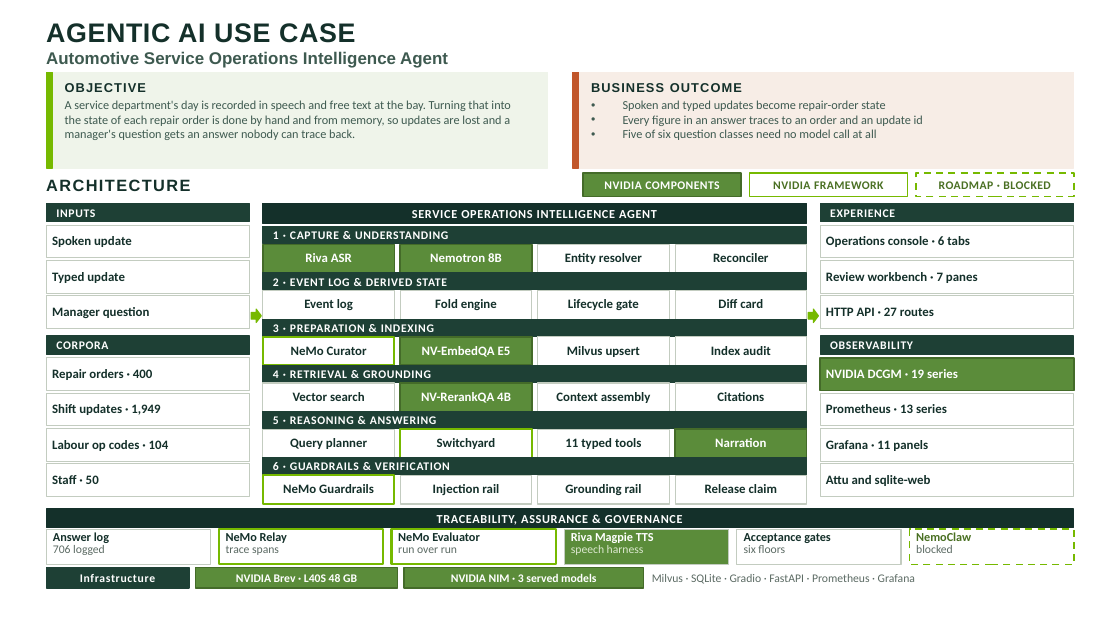
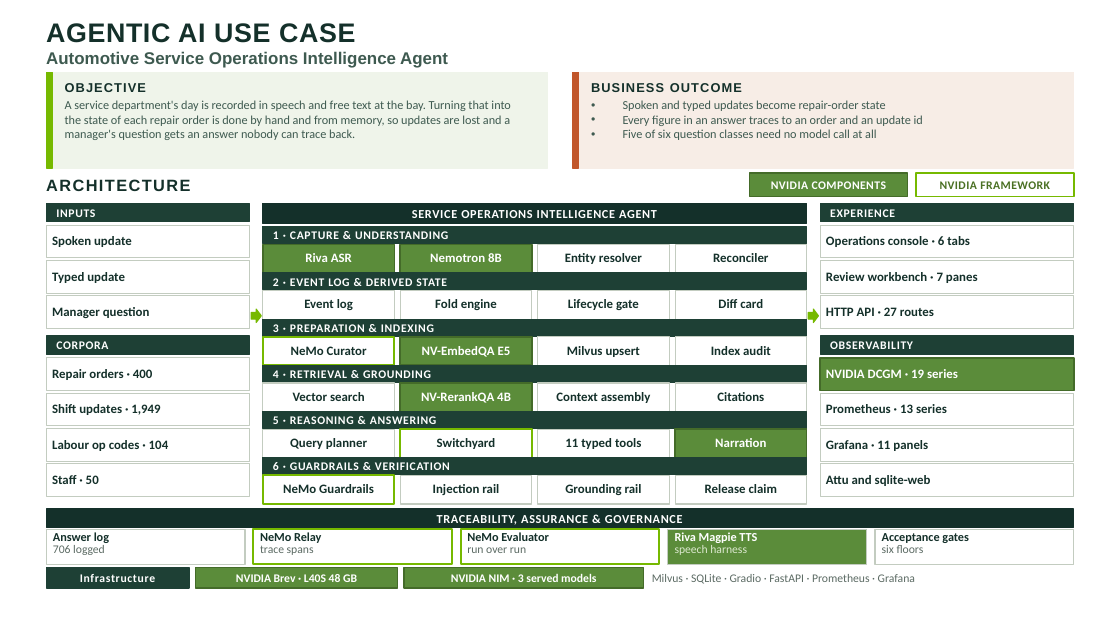
Before and after one commit to RaunakDasgupta/automotive-service-agent, a slide deck: slide 3 of docs/architecture-deck.pptx. Drawn at 1120x630 pixels with LibreOffice and Linux fonts; fonts in the diff are those of the drawing. Boxes give left, top, right and bottom in pixels: in the first picture for what was removed or moved away, otherwise in the second. Text is boxed around its words. In the diff, an @@ line names an element or a change of style, - is before the commit and + after.

Commit message:
README, architecture deck and diagram: thirteen NVIDIA components, all running; NemoClaw / OpenShell blocked component removed (generators edited, deck and diagram regenerated)

```diff
--- a/docs/architecture-deck.pptx
+++ b/docs/architecture-deck.pptx
@@ rectangle removed at bbox=[583, 173, 741, 197] @@
@@ text "NVIDIA COMPONENTS": place and size @@
-text "NVIDIA COMPONENTS" at bbox=[604, 181, 719, 189]
+text "NVIDIA COMPONENTS" at bbox=[771, 181, 886, 189]
@@ rectangle at bbox=[749, 173, 907, 197]: fill #FFFFFF to #5B8C3A; outline #76B900 1.5 pt to #446B29 1.25 pt @@
@@ text "NVIDIA FRAMEWORK": place and size @@
-text "NVIDIA FRAMEWORK" at bbox=[773, 181, 884, 189]
+text "NVIDIA FRAMEWORK" at bbox=[940, 181, 1050, 189]
@@ rectangle at bbox=[916, 173, 1074, 197]: outline #76B900 1.5 pt dashed to #76B900 1.5 pt @@
@@ text removed at bbox=[939, 181, 1050, 189] @@
-ROADMAP · BLOCKED
@@ rectangle: place and size @@
-rectangle at bbox=[46, 529, 211, 565]
+rectangle at bbox=[46, 529, 245, 565]
@@ rectangle: place and size @@
-rectangle at bbox=[219, 529, 384, 565]
+rectangle at bbox=[254, 529, 453, 565]
@@ text "NeMo Relay": place and size @@
-text "NeMo Relay" at bbox=[226, 532, 287, 555]
+text "NeMo Relay" at bbox=[260, 532, 321, 555]
@@ rectangle: place and size @@
-rectangle at bbox=[392, 529, 556, 565]
+rectangle at bbox=[460, 529, 660, 565]
@@ text "NeMo Evaluator": place and size @@
-text "NeMo Evaluator" at bbox=[398, 532, 480, 553]
+text "NeMo Evaluator" at bbox=[467, 532, 549, 553]
@@ rectangle: place and size @@
-rectangle at bbox=[565, 529, 729, 565]
+rectangle at bbox=[668, 529, 867, 565]
@@ text "Riva Magpie TTS": place and size @@
-text "Riva Magpie TTS" at bbox=[571, 532, 654, 555]
+text "Riva Magpie TTS" at bbox=[675, 532, 757, 555]
@@ rectangle: place and size @@
-rectangle at bbox=[737, 529, 902, 565]
+rectangle at bbox=[875, 529, 1075, 565]
@@ text "Acceptance gates": place and size @@
-text "Acceptance gates" at bbox=[744, 533, 831, 553]
+text "Acceptance gates" at bbox=[882, 533, 969, 553]
@@ rectangle removed at bbox=[910, 529, 1075, 565] @@
@@ text removed at bbox=[916, 532, 971, 553] @@
-NemoClaw
-blocked
```
Also in this commit, not shown: 2 other slides changed, 4 other files.
